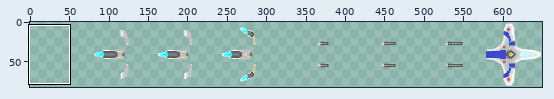
Two states of a sprite sheet, game/Galaga Clone/Assets/Images/Ships/player-base.png. Above: a wide view before the commit, with the close-up outlined.
Close-up. Earlier state:
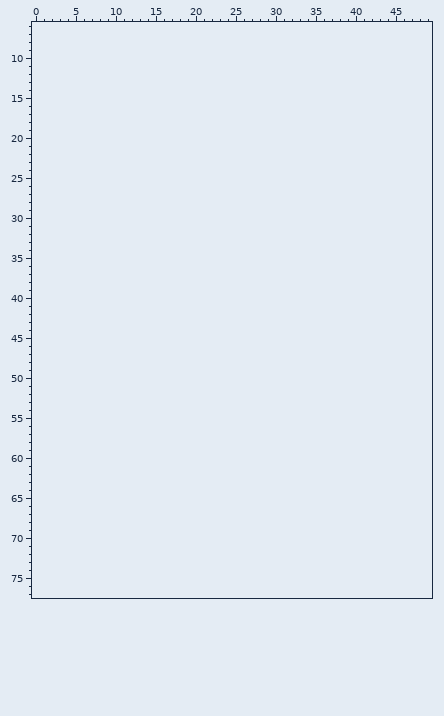
The file is 569x83 pixels. Pixels under 10% opacity are left out. Colours within 5 levels of each other are drawn and written as one. Shown: x 0..49, y 6..77. The old version is drawn lined up with the new one, on the new canvas. The commit also changed other parts of the picture, which this record leaves out.
Now the later version:
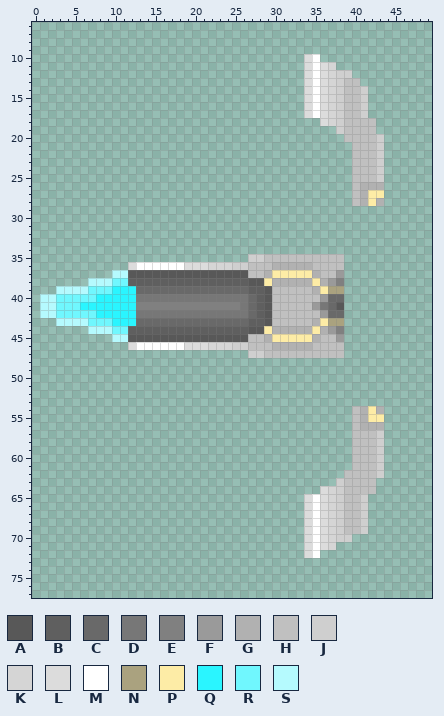
Palette (. is transparent): A #585858  B #5f5f5f  C #696969  D #777777  E #808080  F #9a9a9a  G #b1b1b1  H #c0c0c0  J #cfcfcf  K #d5d5d5  L #dcdcdc  M #ffffff  N #aaa27f  P #fdeca6  Q #2af5ff  R #70f7fe  S #b5fafe
The exact change:
canvas 569x83 -> 650x83, the old top-left corner now at 81,0
Changed rows in their new state; - is an unchanged pixel.
first column x 34:
10 LM--------
11 LMLK------
12 LMLKJJ----
13 LMLKJHH---
14 LMLKJHHJ--
15 LMLKJHHJ--
16 LMLKJHHJ--
17 LMLKJHHJ--
18 --LKJHHHH-
19 ----JHHHH-
20 -----HHHHJ
21 ------HHHJ
22 ------HHHJ
23 ------HHHJ
24 ------HHHJ
25 ------HHHJ
26 ------HGGG
27 ------HGPP
28 ------HGPG
first column x 1:
35 --------------------------JJHHHHHHHHHH
36 -----------LMMMMMMLLLKKKJJHHHGGGGGHHHH
37 ---------SSAAAAAAAAAAAAAAAHHGPPPPPGHHF
38 ------SSSRRBBBBBBBBBBBBBBBAAPGGGGGPGFE
39 --SSSSRRRQQQCCCCCCCCCCCCCCBBAHHHHHGPNN
40 SSRRRRRQQQQQDDDDDDDDDDDDDDCBAHHHHHHFCC
41 SSRRRQQQQQQQEEEEEEEEEEEEEDCBAHHHHHFDCA
42 SSRRRRRQQQQQDDDDDDDDDDDDDDCBAHHHHHHFCC
43 --SSSSRRRQQQCCCCCCCCCCCCCCBBAHHHHHGPNN
44 ------SSSRRBBBBBBBBBBBBBBBAAPGGGGGPGFE
45 ---------SSAAAAAAAAAAAAAAAHHGPPPPPGHHF
46 -----------LMMMMMMLLLKKKJJHHHGGGGGHHHH
47 --------------------------JJHHHHHHHHHH
first column x 34:
54 ------HGPG
55 ------HGPP
56 ------HGGG
57 ------HHHJ
58 ------HHHJ
59 ------HHHJ
60 ------HHHJ
61 ------HHHJ
62 -----HHHHJ
63 ----JHHHH-
64 --LKJHHHH-
65 LMLKJHHJ--
66 LMLKJHHJ--
67 LMLKJHHJ--
68 LMLKJHHJ--
69 LMLKJHHJ--
70 LMLKJJ----
71 LMLK------
72 LM--------
